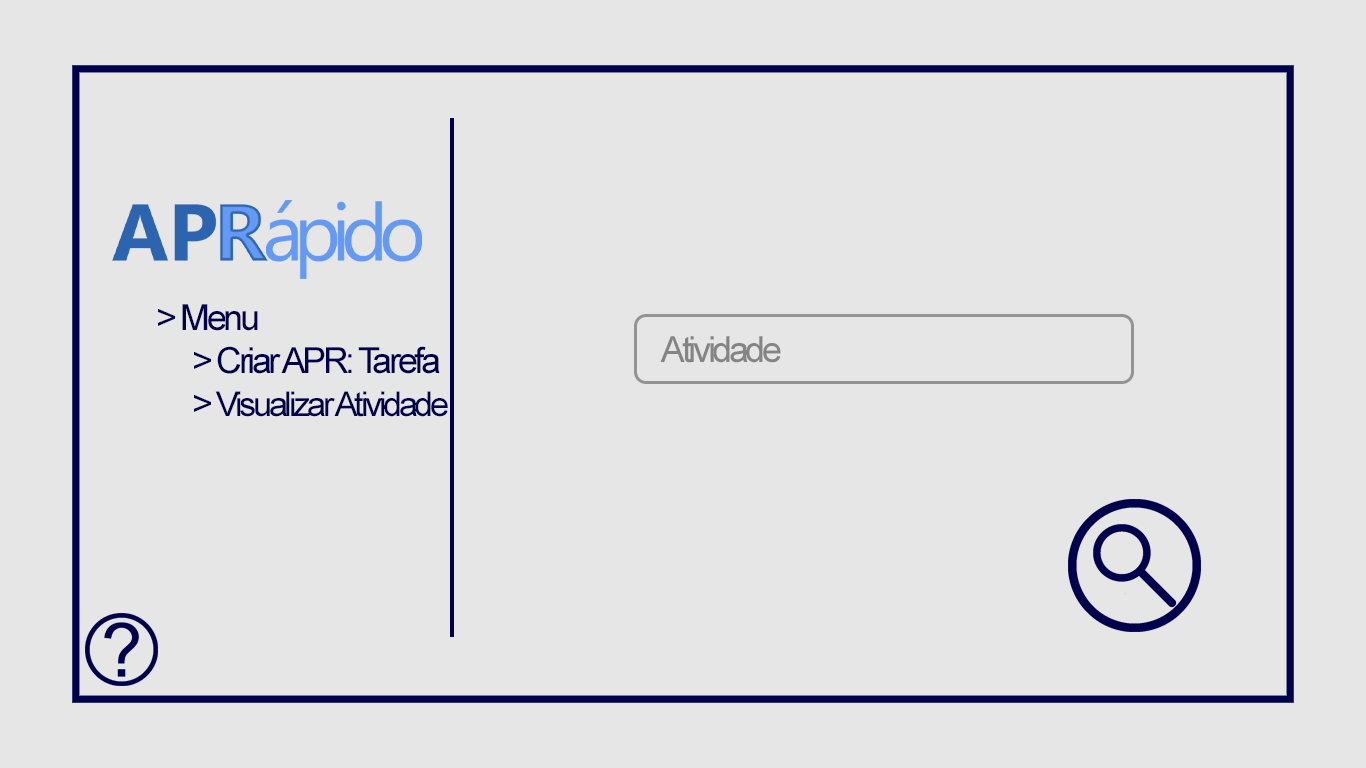
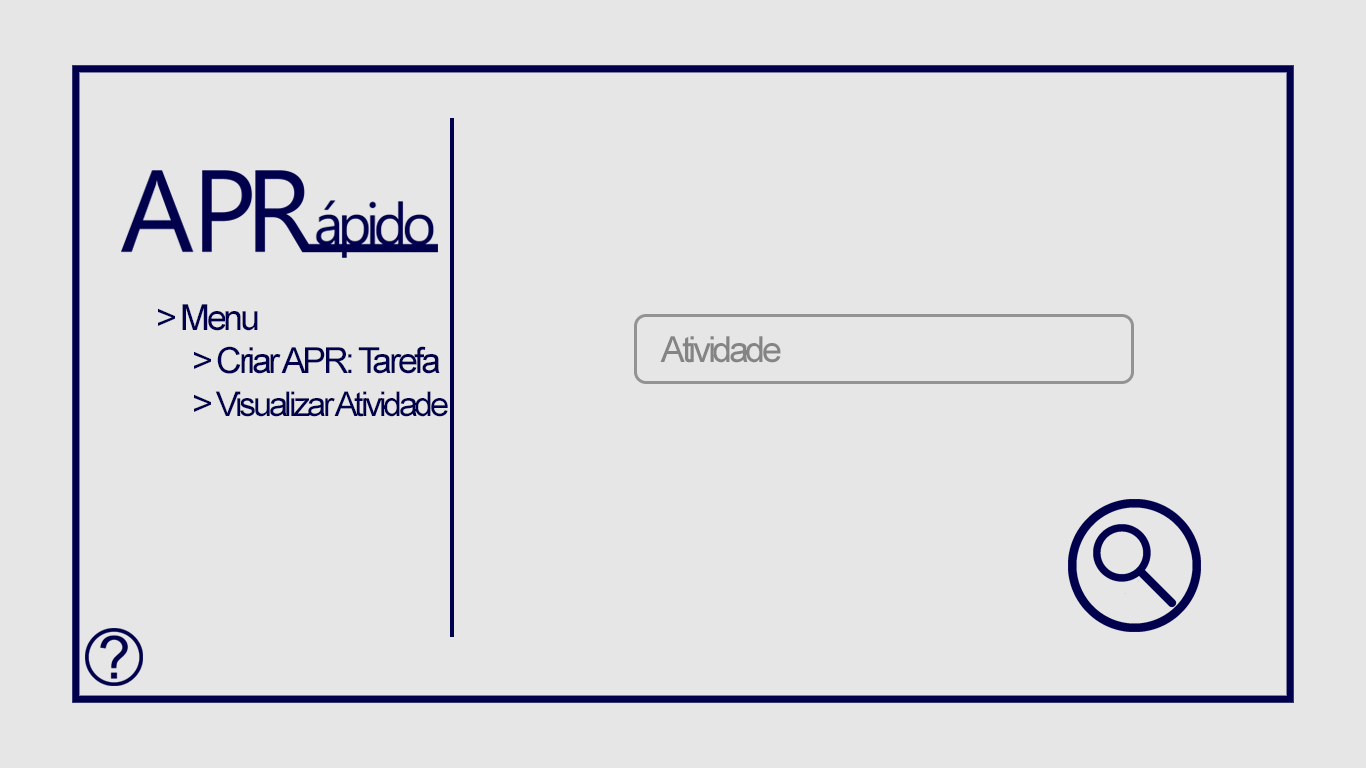
Layers edited between the first and the second 1366 x 768 image:
moved "Logo" above "Botão Info", painted on it over 112, 170, 438, 279
painted on "Botão Info" over 85, 613, 158, 686
